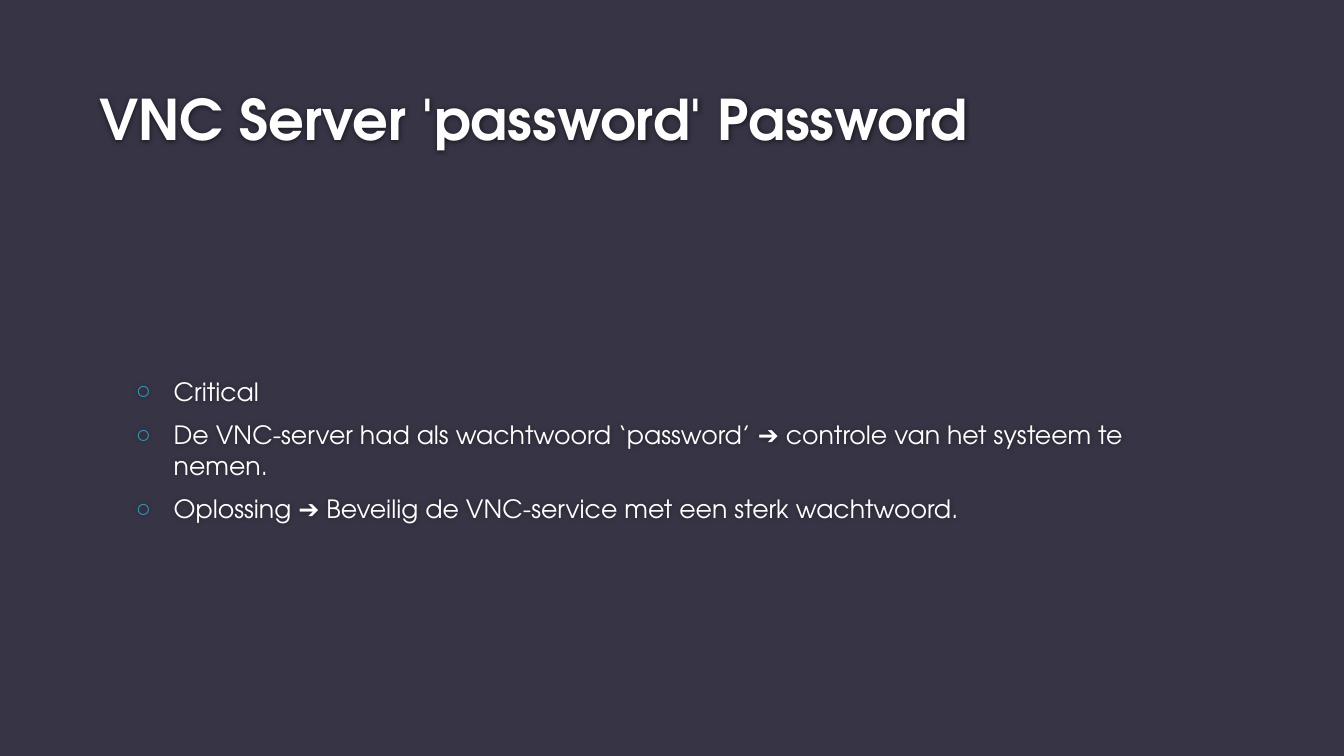
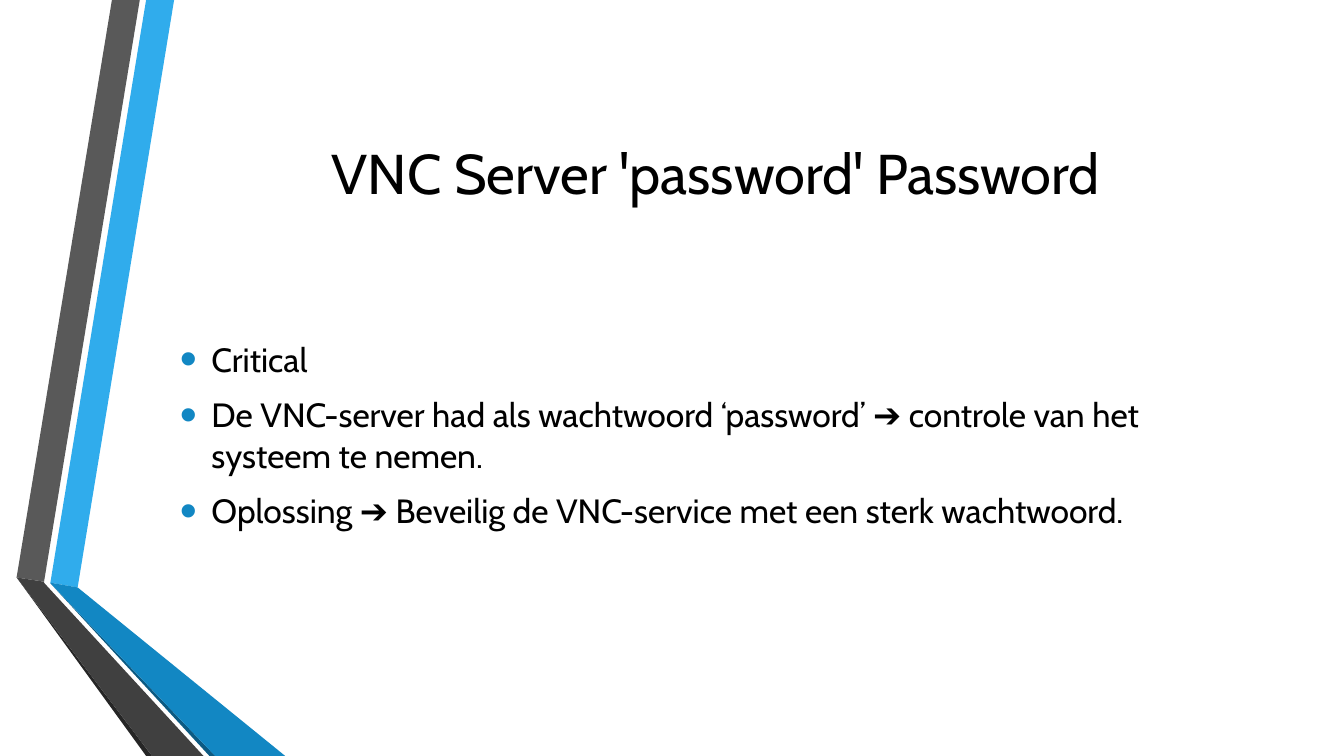
Before and after one commit to Bramelvix/Basic-Security, a slide deck: slide 17 of Opdracht BasicSecurity Systems&Networks aspect/presentatieBS.pptx. Drawn at 1344x756 pixels with LibreOffice and Linux fonts; fonts in the diff are those of the drawing; background and template pictures are left out. Boxes give left, top, right and bottom in pixels: in the first picture for what was removed or moved away, otherwise in the second. Text is boxed around its words. In the diff, an @@ line names an element or a change of style, - is before the commit and + after.

```diff
--- a/Opdracht BasicSecurity Systems&Networks aspect/presentatieBS.pptx
+++ b/Opdracht BasicSecurity Systems&Networks aspect/presentatieBS.pptx
@@ background #373545 to picture (left out) @@
@@ title "VNC Server 'password' Password" moved from (x1=99, y1=98, x2=967, y2=151) to (x1=332, y1=152, x2=1100, y2=207) @@
@@ title "VNC Server 'password' Password" at (x1=332, y1=152, x2=1100, y2=207): font TeX Gyre Adventor to Cabin, text colour #FEFEFE to #000000, bold off; alignment left to centre; vertical alignment bottom to middle @@
@@ text "Critical" moved from (x1=174, y1=382, x2=1122, y2=524) to (x1=211, y1=346, x2=1139, y2=531) @@
@@ text "Critical" at (x1=211, y1=346, x2=1139, y2=531): size 18 to 24 pt, font TeX Gyre Adventor to Cabin, text colour #FFFFFF to #000000; bullet ○ to •; more space between paragraphs; bullet colour #3494BA to #1287C3 @@
@@ group added at (x1=16, y1=0, x2=285, y2=756): 6 freeform shapes @@
```
Also in this commit, not shown: 18 other slides changed, 7 other files.
